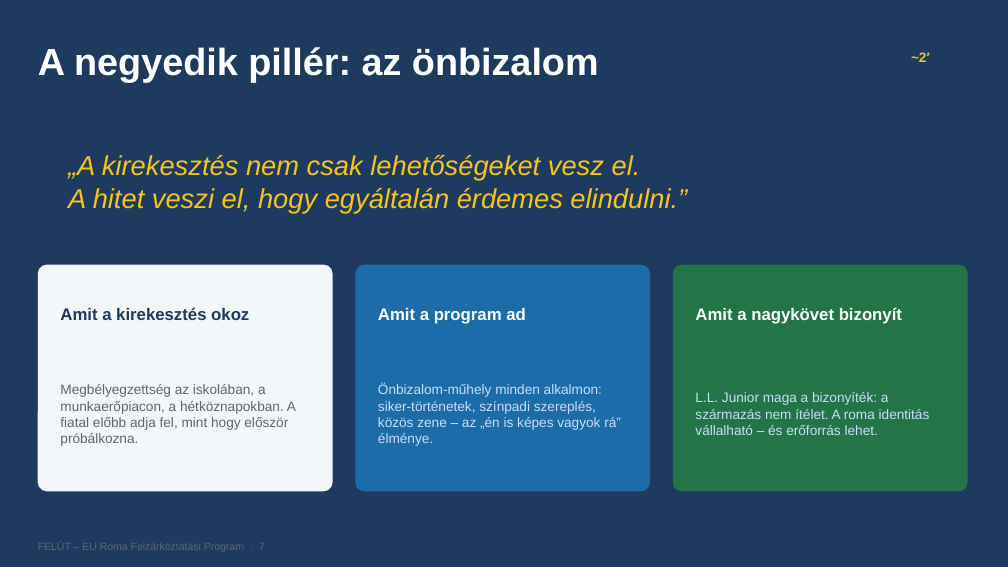
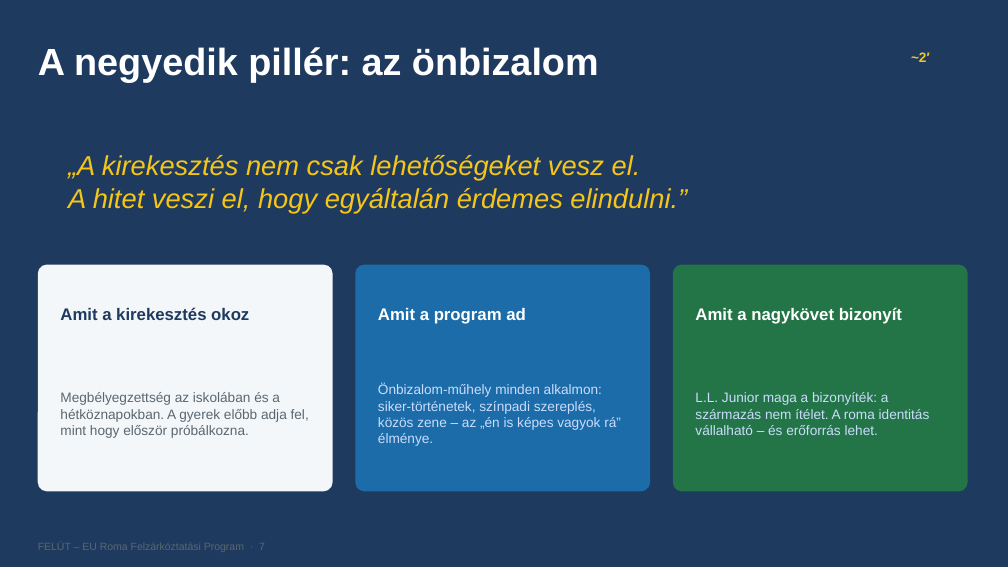
Before and after one commit to ferencszegedi-cmd/aurapro-website, a slide deck: slide 7 of eu-roma-program/prezentacio/FELUT_EU_Roma_Felzarkoztatasi_Program.pptx. Drawn at 1008x567 pixels with LibreOffice and Linux fonts; fonts in the diff are those of the drawing. Boxes give left, top, right and bottom in pixels: in the first picture for what was removed or moved away, otherwise in the second. Text is boxed around its words. In the diff, an @@ line names an element or a change of style, - is before the commit and + after.

```diff
--- a/eu-roma-program/prezentacio/FELUT_EU_Roma_Felzarkoztatasi_Program.pptx
+++ b/eu-roma-program/prezentacio/FELUT_EU_Roma_Felzarkoztatasi_Program.pptx
@@ text at box(60, 392, 309, 438): text changed @@
-Megbélyegzettség az iskolában, a munkaerőpiacon, a hétköznapokban. A fiatal előbb adja fel, mint hogy először próbálkozna.
+Megbélyegzettség az iskolában és a hétköznapokban. A gyerek előbb adja fel, mint hogy először próbálkozna.
```
Also in this commit, not shown: 9 other slides changed, 6 other files.
